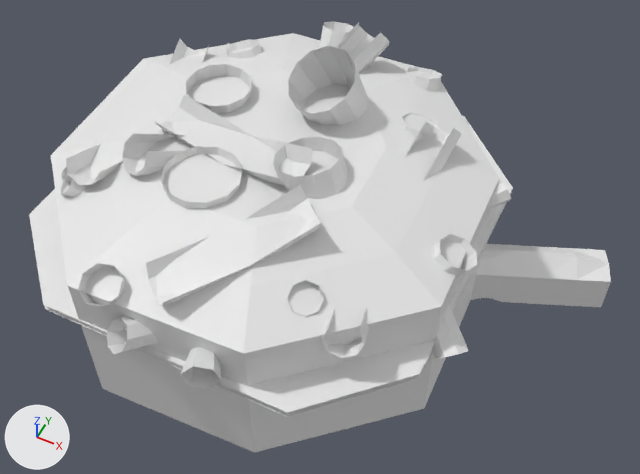
An edit to the OBJ model assets/scenes/scene11/map.obj, drawn before and after from the same camera.
Both versions are drawn from a 50 mm lens placed at (-22.0, -74.7, 20.0), pointed at (-43.1, -32.4, -32.8). The lights are fixed; the arrows at lower left show +X, +Y and +Z. The picture after the commit comes second. Where no turn or scale is listed for an object, it has been applied to the vertices.

Names of what the first picture shows: 'inside_the_deku_tree_boss.dmx'.
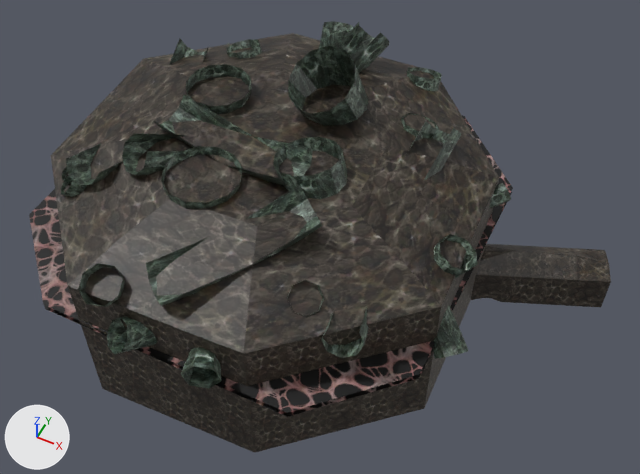
Where the change shows, as pixel boxes [x1, y1, x2, y2] in the pictures (640 x 474 px):
'inside_the_deku_tree_boss.dmx', surface changed (white to grey)
    both: [29, 21, 611, 453]

What changed in the scene script:
```text
Add img_dg01_kumo_01_2_15000_png:
    img_dg01_kumo_01_2_15000_png = load_image('dg01_kumo_01_2_15000.png', '../textures/dg01_kumo_01_2_15000.png', 256, 256, 'sRGB')
Add img_dg01_ki_04_12600_png:
    img_dg01_ki_04_12600_png = load_image('dg01_ki_04_12600.png', '../textures/dg01_ki_04_12600.png', 128, 128, 'sRGB')
Add img_dg01_iwa_02_0_png:
    img_dg01_iwa_02_0_png = load_image('dg01_iwa_02_0.png', '../textures/dg01_iwa_02_0.png', 256, 256, 'sRGB')
Add img_dg01_iwa_02_4_a800_png:
    img_dg01_iwa_02_4_a800_png = load_image('dg01_iwa_02_4_a800.png', '../textures/dg01_iwa_02_4_a800.png', 128, 128, 'sRGB')
Change mat_dg01_iwa_02_4_a800:
    remove mat_dg01_iwa_02_4_a800.base_color = (0.8, 0.8, 0.8)  # white #e7e7e7
    add mat_dg01_iwa_02_4_a800.texture = img_dg01_iwa_02_4_a800_png
Change mat_dg01_iwa_02_0:
    remove mat_dg01_iwa_02_0.base_color = (0.8, 0.8, 0.8)  # white #e7e7e7
    add mat_dg01_iwa_02_0.texture = img_dg01_iwa_02_0_png
Change mat_dg01_ki_04_12600:
    remove mat_dg01_ki_04_12600.base_color = (0.8, 0.8, 0.8)  # white #e7e7e7
    add mat_dg01_ki_04_12600.texture = img_dg01_ki_04_12600_png
Change mat_dg01_kumo_01_2_15000:
    remove mat_dg01_kumo_01_2_15000.base_color = (0.8, 0.8, 0.8)  # white #e7e7e7
    add mat_dg01_kumo_01_2_15000.texture = img_dg01_kumo_01_2_15000_png
```
